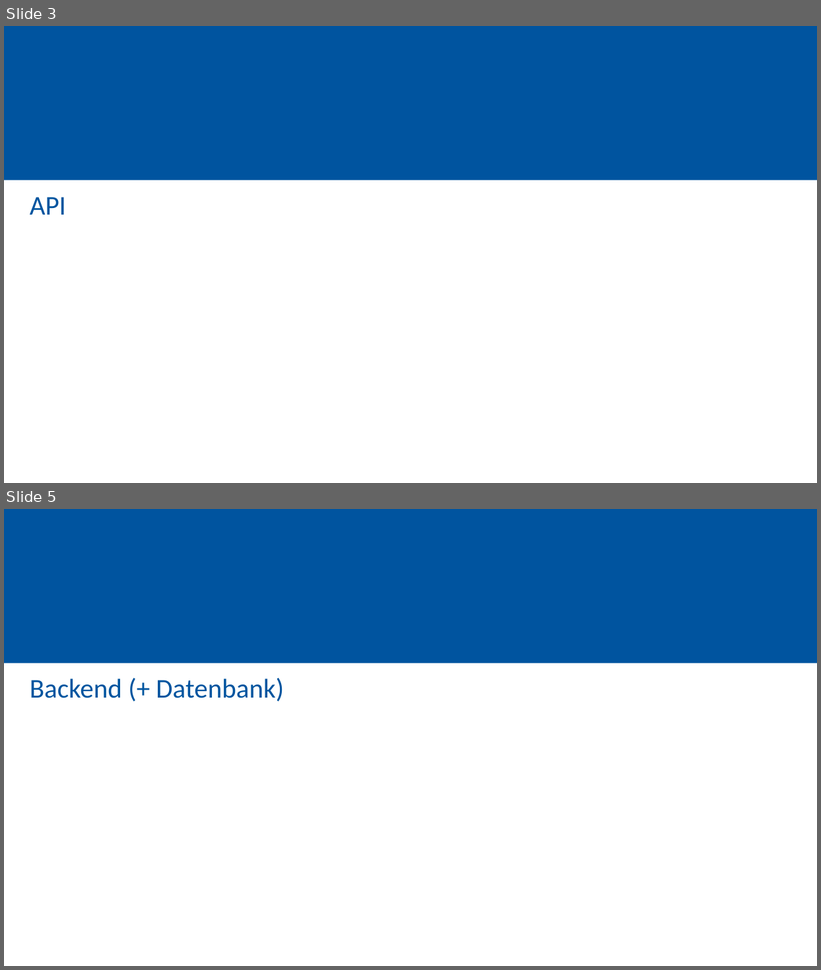
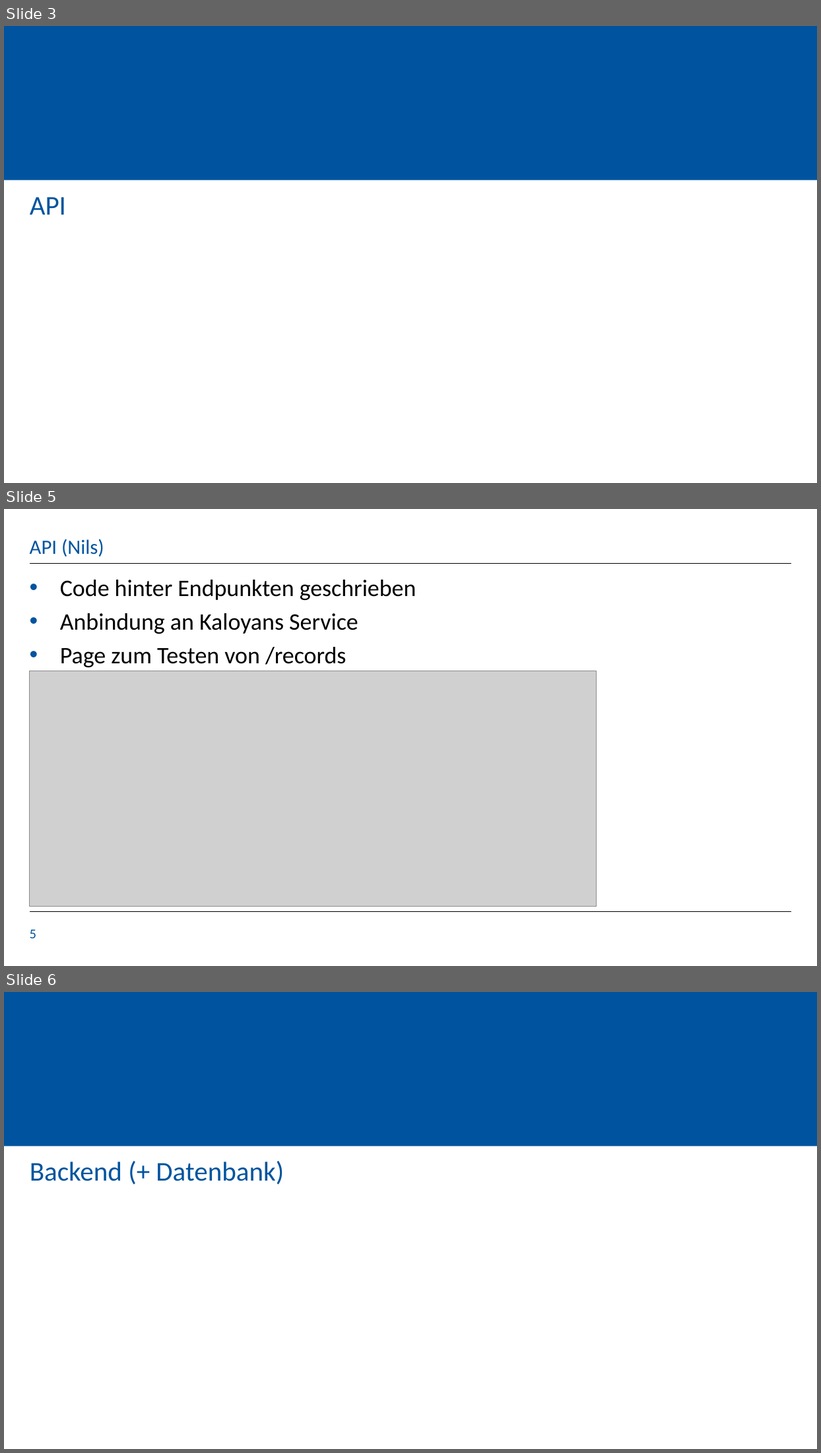
Before and after one commit to KaloyanT/gdis_test_suite, a slide deck: orga/Sprint_3_Presentation.pptx. Shown one above the other, each under a label of ours: slides 3 and 5 before the commit, slides 3, 5 and 6 after it; the slides between them are not shown. The pictures are 821x970 and 821x1453 pixels, drawn with LibreOffice and Linux fonts; fonts in the diff are those of the drawing; grey boxes stand for pictures; background and template pictures are left out. Boxes give left, top, right and bottom in pixels: in the first picture for what was removed or moved away, otherwise in the second. Text is boxed around its words. In the diff, an @@ line names an element or a change of style, - is before the commit and + after.

```diff
--- a/orga/Sprint_3_Presentation.pptx
+++ b/orga/Sprint_3_Presentation.pptx
@@ slide 5 added at (4, 509, 817, 966), background #FFFFFF @@
@@ title added at (30, 539, 104, 557), 24 pt, text #00549F @@
+API (Nils)
@@ line added from (30, 563) to (791, 563), #000000 0.5 pt @@
@@ text added at (60, 580, 416, 667), 28 pt, text #000000 @@
+• Code hinter Endpunkten geschrieben
+• Anbindung an Kaloyans Service
+• Page zum Testen von /records
@@ picture added at (30, 671, 597, 908) @@
@@ line added from (30, 912) to (791, 912), #000000 0.5 pt @@
@@ page number added at (30, 930, 36, 939), 16 pt, text #00549F @@
+5
@@ what was slide 5 is now slide 6 @@
```
Also in this commit, not shown: 1 other slide added, 1 slide removed.
